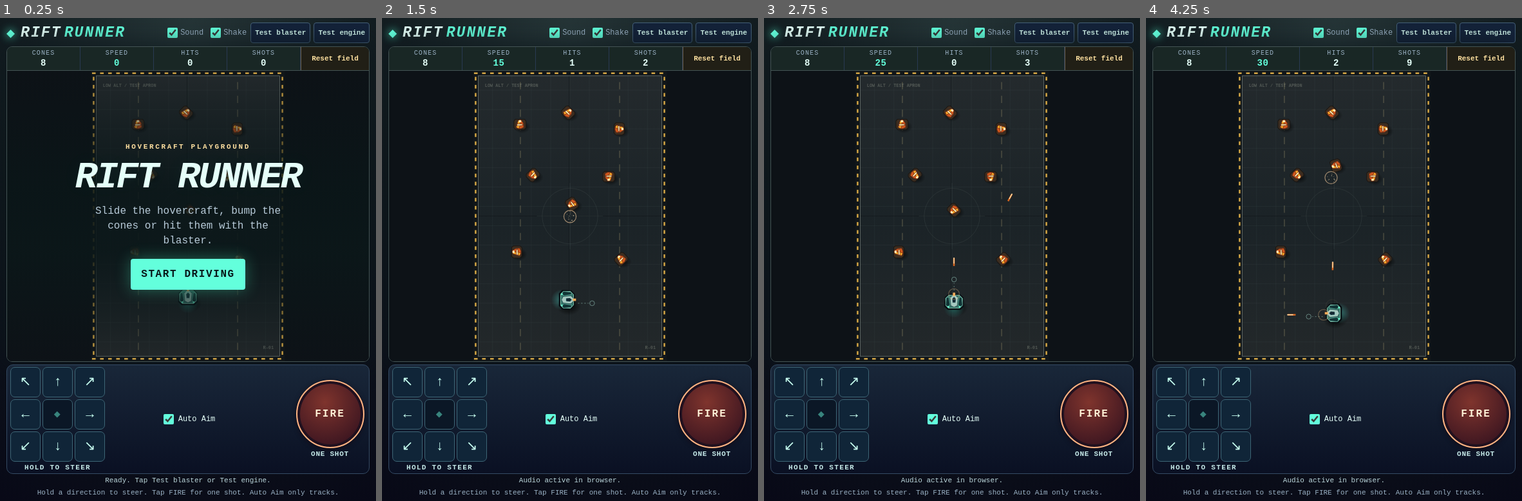
Above: before the commit, frames 1-4 (left to right).
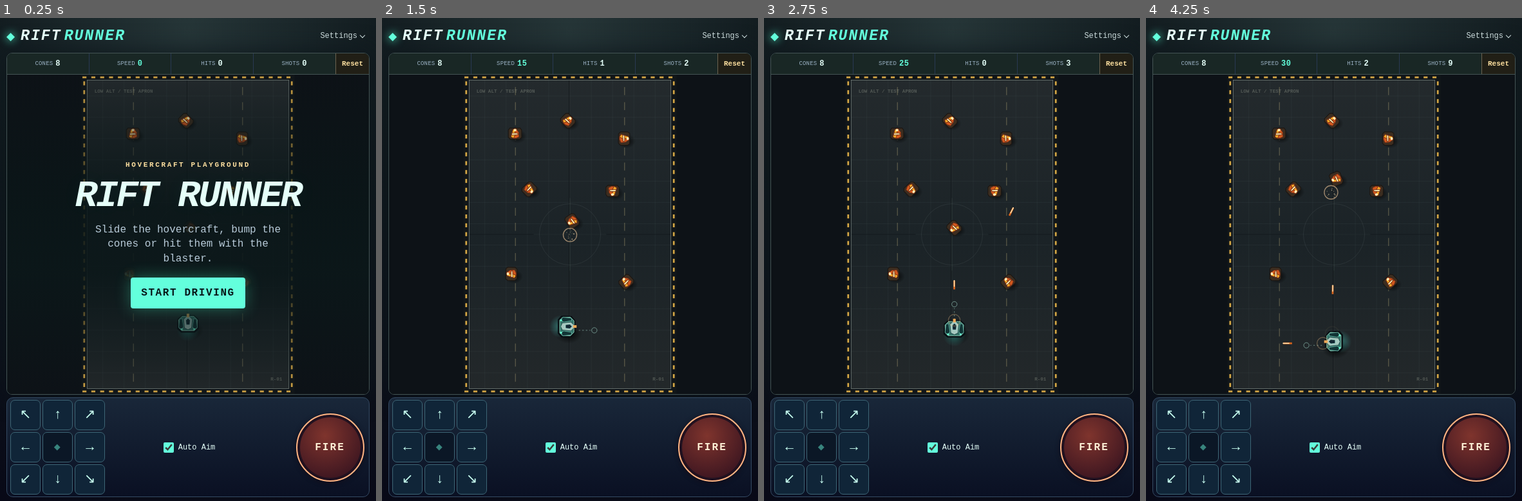
Above: after the commit, the same moments.

Repository: gambizt3-dev/rift-runner
Game: browser game, page index.html
The game is run twice, just before and just after one commit, with the same random seed, the same clock (stepped at 60 frames per second) and the same inputs.
Inputs (mouse positions are in pixels of both pictures, inside the frame that each line leads up to; where the layout moved, square brackets give the same spot in the first picture):
- Up to frame 1 (0.25 s): no input
- Up to frame 2 (1.5 s): click "START DRIVING" at 0.27 s; hold Right from 1.03 s (still down); click (570, 264) [570, 245] at 1.07 s; tap Space at 1.1 s
- Up to frame 3 (2.75 s): release Right at 1.53 s; hold Down 1.58-1.85 s; tap Space at 1.6, 2.1, 2.6 s; click (880, 201) [880, 187] at 1.67 s; hold Left 1.9-2.47 s; click "Reset field" (after the commit: "Reset") at 2.02 s; click (1023, 187) [1023, 172] at 2.27 s; hold Up from 2.52 s (still down)
- Up to frame 4 (4.25 s): release Up at 2.82 s; click (1386, 298) [1386, 273] at 2.87 s; hold Right 2.87-3.53 s; tap Space at 3.1, 3.6, 4.1 s; click (1243, 312) [1243, 288] at 3.47 s; hold Up 3.58-3.82 s; hold Left from 3.87 s (still down); click (1334, 167) [1334, 158] at 4.07 s

The runs differ from the first frame. In frame 1, 19% of the frame differs, in the area x 1-99%, y 0-100%; in frame 2, 14%; in frame 3, 14%; in frame 4, 14%.

Commit message:
Clear the play screen and move audio controls into Settings

Diff:
--- a/index.html
+++ b/index.html
@@ -12,15 +12,17 @@
 <link rel="icon" type="image/png" href="rift-192.png">
 <title>Rift Runner</title>
 <meta name="description" content="Pilot a low hovercraft through a single test arena. Push cones and try the manual blaster.">
-<link rel="stylesheet" href="style.css?v=11">
+<link rel="stylesheet" href="style.css?v=12">
 <script src="blaster-sfx.js" defer></script>
-<script src="game.js?v=11" defer></script>
+<script src="game.js?v=12" defer></script>
 </head>
 <body>
 <main class="cabinet">
 <header class="topline">
 <div class="brand"><span aria-hidden="true" class="mark">◆</span><h1>RIFT<span>RUNNER</span></h1></div>
-<div class="settings" aria-label="Game settings">
+<details class="settings">
+<summary>Settings</summary>
+<div class="settings-panel" aria-label="Game settings">
 <div class="audio-toggles">
 <label class="toggle"><input id="sound-on" type="checkbox" checked> <span>Sound</span></label>
 <label class="toggle"><input id="screen-shake" type="checkbox" checked> <span>Shake</span></label>
@@ -32,25 +34,29 @@
 <span id="iphone-audio-note" class="sr-only">Allows game sound in Silent Mode where supported and may pause other media. The Sound switch still controls the game.</span>
 <button class="sound-test" id="test-phone-audio" type="button" aria-describedby="sound-status">Test phone audio</button>
 </div>
+<div class="sound-feedback" id="sound-status" role="status" aria-live="polite" aria-atomic="true"></div>
+<div id="controls"><p id="touch-help">Hold a direction. Release to coast.</p><p><b>Keyboard</b> WASD to fly · arrows to aim · Space or click to fire · P or Esc to pause</p></div>
 </div>
+</details>
 </header>
 <section class="machine" aria-label="Hovercraft test arena">
+<div class="arena-toolbar">
 <aside id="hud" aria-live="off" aria-label="Test arena status"></aside>
+<button id="reset-field" class="rift-reset" type="button" aria-label="Reset field">Reset</button>
+</div>
 <div class="stage">
 <canvas id="game" aria-label="Rift Runner hovercraft arena" tabindex="0">A browser with Canvas support is required.</canvas>
 <div id="overlay"></div>
 </div>
 </section>
 <div class="flight-deck" id="flight-deck" data-mode="auto" aria-label="Touch flight controls">
-<div class="pad-side move-side"><div class="dpad" id="move-p …(705 unchanged characters)… t">↘</button></div><span id="move-guide">HOLD TO STEER</span></div>
-<div class="deck-center"><label class="toggle aim-toggle"><input id="aim-mode" type="checkbox" checked> <span>Auto Aim</span></label><small>TOUCH CONTROLS</small></div>
+<div class="pad-side move-side"><div class="dpad" id="move-p …(705 unchanged characters)… t">↘</button></div><span id="move-guide" class="sr-only">Hold to steer. Release to coast.</span></div>
+<div class="deck-center"><label class="toggle aim-toggle"><input id="aim-mode" type="checkbox" checked> <span>Auto Aim</span></label></div>
 <div class="pad-side trigger-side">
-<button id="fire-button" type="button" aria-describedby="tap-guide">FIRE</button><span id="tap-guide">ONE SHOT</span>
-<button class="pad" id="aim-pad" type="button" aria-label="Aim and release to fire" aria-describedby="fire-guide"><span class="thumb" aria-hidden="true"></span></button><span id="fire-guide">RELEASE TO FIRE</span>
+<button id="fire-button" type="button" aria-describedby="tap-guide">FIRE</button><span id="tap-guide" class="sr-only">One shot per tap</span>
+<button class="pad" id="aim-pad" type="button" aria-label="Aim and release to fire" aria-describedby="fire-guide"><span class="thumb" aria-hidden="true"></span></button><span id="fire-guide" class="sr-only">Release to fire one shot</span>
 </div>
 </div>
-<div class="sound-feedback" id="sound-status" role="status"></div>
-<footer id="controls"><span id="touch-help">Hold a direction. Release to coast.</span><span><b>Desktop</b> WASD to fly · arrows to aim · Space or click to fire</span></footer>
 </main>
 </body>
 </html>
--- a/style.css
+++ b/style.css
@@ -17,12 +17,7 @@
 #overlay .rift-kicker{font-size:11px;text-transform:uppercase;letter-spacing:.24em;color:var(--signal);font-weight:750}
 .rift-action{cursor:pointer;touch-action:manipulation;font:inherit;font-weight:900;letter-spacing:.10em;text-transform:uppercase;color:#081819;background:var(--signal);border:0;border-radius:4px;min-width:146px;min-height:48px;padding:9px 16px;box-shadow:0 0 24px #4cffc655;margin-top:5px}
 .rift-action:hover{background:#b1fff0}.rift-action:active{transform:translateY(2px)}
-#controls{display:flex;justify-content:space-between;flex-wrap:wrap;gap:3px 8px;color:var(--muted);font-size:clamp(10px,2.8vw,13px);line-height:1.3}#controls b{color:#c8e6e5;font-weight:650}
 @media(max-height:490px) and (orientation:landscape){.cabinet{width:min(100%,430px);gap:3px} #hud{min-height:32px}#overlay{gap:6px}#overlay h2{font-size:30px}.rift-action{min-height:41px}}
-@media (orientation:portrait){}
-#controls{justify-content:center;text-align:center}
-@media(pointer:coarse){#controls span+span{display:none}#controls{font-size:13px}}
-@media(pointer:fine){#controls span:first-child{display:none}}
 .settings{display:flex;align-items:center;gap:8px}
 .settings .toggle{min-height:34px;padding:0 1px}
 .flight-deck{display:none}
@@ -42,15 +37,12 @@
  .thumb{pointer-events:none;display:block;position:absolute;left:50%;top:50%;width:42%;aspect-ratio:1;border-radius:50% …(199 unchanged characters)…
  .pad[data-active=true]{border-color:#7df5dd}
  #aim-pad .thumb{border-color:#ffc489;background:radial-gradient(circle at 37% 34%,#ffd19a,#8c474d 70%)}
- .deck-center{display:grid;gap:3px;justify-items:center;color:#83adae;font-size:15px}.deck-center small{font-size:9px;text-align:center;letter-spacing:.12em}
- #controls span:first-child{display:block}
- #controls span+span{display:none}
+ .deck-center{display:grid;gap:3px;justify-items:center;color:#83adae;font-size:15px}
 }
-@media(pointer:coarse) and (orientation:landscape) and (max-height:530px){.flight-deck{padding:2px}.pad{width:49px;height:49px}.pad-side{font-size:9px}.cabinet{max-width:500px}#controls{display:none}}
+@media(pointer:coarse) and (orientation:landscape) and (max-height:530px){.flight-deck{padding:2px}.pad{width:49px;height:49px}.pad-side{font-size:9px}.cabinet{max-width:500px}}
 @media(pointer:coarse),(hover:none){
  .deck-center{align-content:center;grid-template-columns:1fr;gap:1px}
  .aim-toggle{color:var(--paper);font-size:13px;min-height:42px}
- #controls{font-size:12px}
 }
 
 .sound-test{min-height:30px;padding:0 5px;background:#14233a;border:1px solid #46627a;color:#d1f6ec;border-radius:4px;font:700 11px ui-monospace,monospace;white-space:nowrap;cursor:pointer;touch-action:manipulation}
@@ -87,7 +79,7 @@
 body{position:fixed;inset:0;width:100%;height:100%;height:100svh;height:100dvh;min-height:0;margin:0}
 .cabinet{
  display:grid;grid-template-columns:minmax(0,1fr);
- grid-template-rows:auto minmax(0,1fr) auto auto auto;
+ grid-template-rows:auto minmax(0,1fr);
  width:min(100%,580px);height:100%;max-height:990px;min-height:0;
  padding-top:max(6px,env(safe-area-inset-top,0px));
  padding-bottom:max(6px,env(safe-area-inset-bottom,0px));
@@ -110,14 +102,12 @@
  .brand h1{font-size:14px}.settings .toggle{min-height:29px}.sound-test{min-height:28px}
 }
 @media(pointer:coarse),(hover:none){
- .cabinet{min-width:0;gap:4px;max-height:none}
+ .cabinet{min-width:0;gap:4px;max-height:none;grid-template-rows:auto minmax(0,1fr) auto}
  .flight-deck{display:grid;grid-template-columns:1fr auto 1fr;gap:4px;justify-items:center;padding:3px 5px}
  .move-side{justify-self:start}.trigger-side{justify-self:end}
  .aim-toggle{min-height:36px;font-size:12px;color:var(--paper)}
- .deck-center small{display:none}
  .dpad{--dpad-size:clamp(36px,11vw,47px)}
  .trigger-side{width:clamp(75px,25vw,111px)}
- #controls{font-size:11px}
 }
 @media (max-height:670px) and (orientation:portrait){
  .dpad{--dpad-size:clamp(31px,10vw,42px)}
@@ -131,7 +121,7 @@
  .cabinet{
   width:100%;max-width:1000px;
   grid-template-columns:clamp(94px,19vw,150px) minmax(0,1fr) clamp(91px,17vw,134px);
-  grid-template-rows:auto minmax(0,1fr) auto auto;
+  grid-template-rows:auto minmax(0,1fr) auto;
   column-gap:6px;
  }
  .topline{grid-area:1 / 1 / 2 / 4}
@@ -140,8 +130,6 @@
  .move-side{grid-area:2 / 1;align-self:center;justify-self:center}
  .trigger-side{grid-area:2 / 3;align-self:center;justify-self:center;width:auto}
  .deck-center{grid-area:3 / 3;align-self:start}
- .sound-feedback{grid-area:4 / 1 / 5 / 4}
- #controls{display:none}
  .dpad{--dpad-size:clamp(28px,5.5vw,43px)}
  .pad,#fire-button{width:clamp(52px,11vw,85px);height:auto;aspect-ratio:1}
  #overlay{padding:5px;gap:5px}
@@ -162,8 +150,45 @@
 .rift-reset{background:#211f16;color:#ffe1a0;border:0;border-left:1px solid #6b6250;cursor:pointer;font:750 11px/1 ui-monospace,monospace;touch-action:manipulation;padding:3px 6px}
 .rift-reset:hover,.rift-reset:active{background:#513a23;color:#fff3d6}
 
-/* Keep the optional phone audio controls beneath the existing settings group. */
-.settings:has(.phone-audio-tools:not([hidden])){display:grid;grid-template-columns:auto auto;row-gap:2px}
-.phone-audio-tools:not([hidden]){grid-column:1/-1;display:flex;justify-content:flex-end;align-items:center;gap:4px}
-.phone-audio-tools .toggle{min-height:28px;white-space:nowrap}
-.sr-only{position:absolute;width:1px;height:1px;padding:0;overflow:hidden;clip-path:inset(50%);white-space:nowrap}
+/* The default shell has no visible instructions or audio diagnostics. Settings
+   overlays the arena so opening it never moves a touch target. */
+.topline{position:relative;z-index:3;display:flex;justify-content:space-between;align-items:center;min-height:44px}
+.settings{display:block;position:relative}
+.settings>summary{display:flex;align-items:center;gap:5px;min-height:44px;padding:0 8px;color:#cbdbdc;cursor:pointer;list-style:none;touch-action:manipulation;font-size:12px}
+.settings>summary::-webkit-details-marker{display:none}
+.settings>summary::after{content:"";border-right:1px solid currentColor;border-bottom:1px solid currentColor;width:6px;height:6px;margin-top:-3px;transform:rotate(45deg)}
+.settings[open]>summary{color:var(--signal)}
+.settings[open]>summary::after{margin-top:3px;transform:rotate(225deg)}
+.settings>summary:focus-visible{outline:2px solid #f6ff9c;outline-offset:-2px;border-radius:4px}
+.settings-panel{
+ position:absolute;z-index:1;top:100%;right:0;width:min(285px,85vw);
+ max-height:calc(100vh - 60px);
+ max-height:calc(100dvh - max(6px,env(safe-area-inset-top,0px)) - max(6px,env(safe-area-inset-bottom,0px)) - 48px);
+ overflow:auto;overscroll-behavior:contain;touch-action:pan-y;
+ padding:10px 12px;background:#101c22;border:1px solid #506265;border-radius:8px;
+ box-shadow:0 10px 28px #050914c9
+}
+.settings:not([open]) .settings-panel{display:none}
+.settings-panel :is(.audio-toggles,.audio-tests,.phone-audio-tools:not([hidden])){display:flex;justify-content:flex-start;flex-wrap:wrap;gap:5px 11px}
+.settings-panel .toggle{min-height:44px;padding:0;font-size:13px}
+.settings-panel .toggle input{width:16px;height:16px}
+.settings-panel .sound-test{min-height:44px;padding-inline:9px;font-size:11px}
+.settings-panel .phone-audio-tools:not([hidden]){border-top:1px solid #2f454a;margin-top:8px;padding-top:5px}
+.settings-panel #controls{display:grid;gap:7px;margin-top:8px;padding-top:10px;border-top:1px solid #2f454a;text-align:left;font-size:11px}
+.settings-panel #controls p{margin:0}
+.settings-panel #touch-help{display:none}
+.settings-panel .sound-feedback{margin-top:8px;white-space:normal;overflow:visible;text-overflow:clip;text-align:left;overflow-wrap:anywhere}
+.arena-toolbar{display:grid;grid-template-columns:minmax(0,1fr) auto;align-items:stretch;background:#192725;border-bottom:1px solid var(--outline)}
+.arena-toolbar #hud{grid-template-columns:repeat(4,minmax(0,1fr));min-height:32px;border:0}
+.arena-toolbar .rift-stat{display:flex;align-items:center;justify-content:center;gap:4px;padding:2px 3px;font-size:9px;letter-spacing:.02em}
+.arena-toolbar .rift-stat b{font-size:12px}
+.arena-toolbar .rift-reset{min-width:52px;padding:3px 8px}
+.sr-only{position:absolute;width:1px;height:1px;margin:-1px;padding:0;border:0;overflow:hidden;clip-path:inset(50%);white-space:nowrap;pointer-events:none}
+@media(pointer:coarse),(hover:none){
+ .settings-panel #touch-help{display:block}
+ .settings-panel #controls p+p{color:#829ba5}
+}
+@media(max-width:315px){
+ .arena-toolbar .rift-stat:first-child{position:absolute;width:1px;height:1px;margin:-1px;padding:0;border:0;overflow:hidden;clip-path:inset(50%)}
+ .arena-toolbar #hud{grid-template-columns:repeat(3,minmax(0,1fr))}
+}
